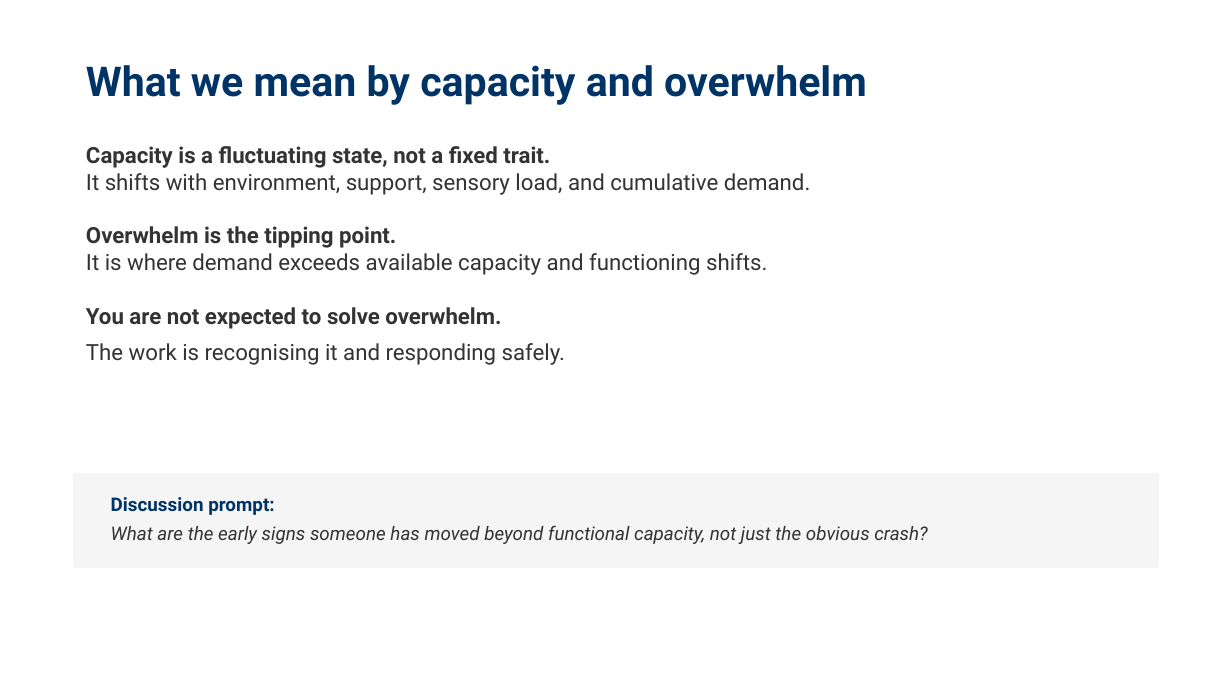
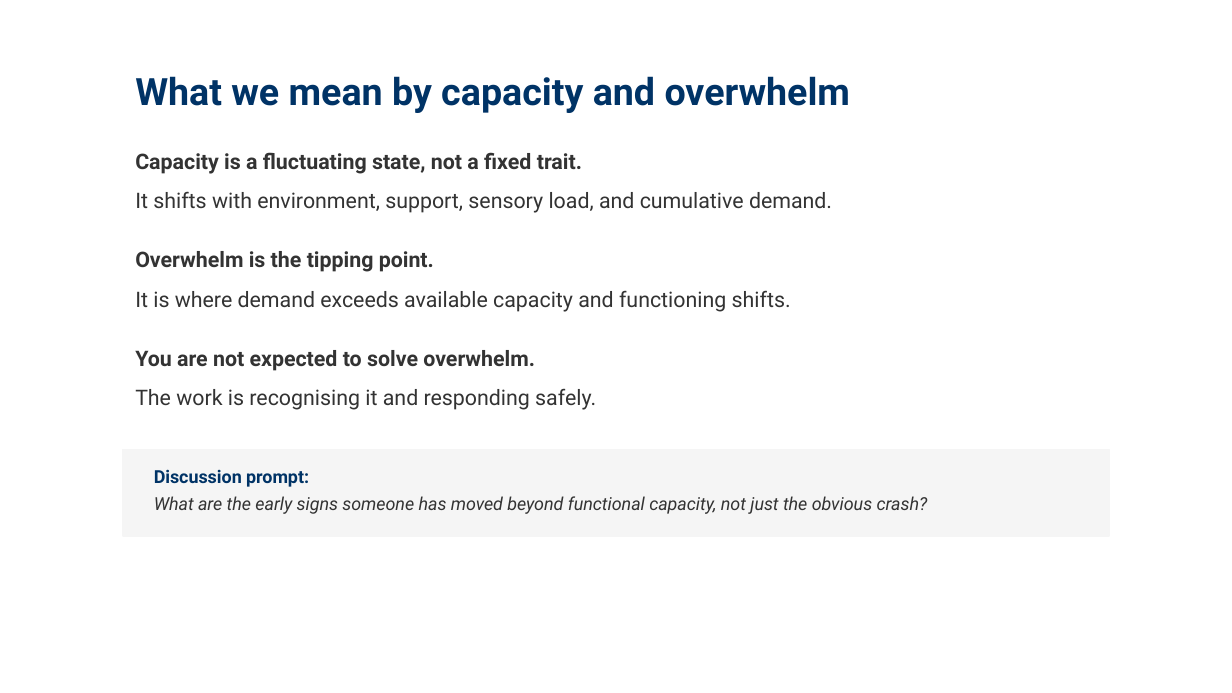
Before and after one commit to cathcoach4u/Internal-Resources-Training, a slide deck: slide 2 of docs/assets/files/presentations/Capacity_Overwhelm_MHPN_Session.pptx. Drawn at 1232x693 pixels with LibreOffice and Linux fonts; fonts in the diff are those of the drawing. Boxes give left, top, right and bottom in pixels: in the first picture for what was removed or moved away, otherwise in the second. Text is boxed around its words. In the diff, an @@ line names an element or a change of style, - is before the commit and + after.

```diff
--- a/docs/assets/files/presentations/Capacity_Overwhelm_MHPN_Session.pptx
+++ b/docs/assets/files/presentations/Capacity_Overwhelm_MHPN_Session.pptx
@@ text "What we mean by capacity ...": place and size @@
-text "What we mean by capacity ..." at [86,65,867,105]
+text "What we mean by capacity ..." at [135,76,851,113]
@@ text "What we mean by capacity ..." at [135,76,851,113]: size 24 to 22 pt; vertical alignment middle to top @@
@@ text at [135,152,582,174]: text changed; size 13 to 12.5 pt; bold on @@
-Capacity is a fluctuating state, not a fixed trait.
-It shifts with environment, support, sensory load, and cumulative demand.
-Overwhelm is the tipping point.
-It is where demand exceeds available capacity and functioning shifts.
-You are not expected to solve overwhelm.
-The work is recognising it and responding safely.
+Capacity is a fluctuating state, not a fixed trait.
@@ text added at [135,191,832,213], 12.5 pt, text #333333 @@
+It shifts with environment, support, sensory load, and cumulative demand.
@@ text added at [135,251,434,272], 12.5 pt, text #333333, bold @@
+Overwhelm is the tipping point.
@@ text added at [135,290,791,312], 12.5 pt, text #333333 @@
+It is where demand exceeds available capacity and functioning shifts.
@@ text added at [135,350,535,371], 12.5 pt, text #333333, bold @@
+You are not expected to solve overwhelm.
@@ text added at [135,388,596,410], 12.5 pt, text #333333 @@
+The work is recognising it and responding safely.
@@ rectangle: place and size @@
-rectangle at [74,474,1158,567]
+rectangle at [123,450,1109,536]
@@ rectangle at [123,450,1109,536]: proportions changed @@
@@ text added at [154,469,309,487], 10.5 pt, text #003366, bold @@
+Discussion prompt:
@@ text at [154,496,928,514]: text changed; size 11 to 10.5 pt @@
-Discussion prompt:
-What are the early signs someone has moved beyond functional capacity, not just the obvious crash?
+What are the early signs someone has moved beyond functional capacity, not just the obvious crash?
```
Also in this commit, not shown: 9 other slides changed.
